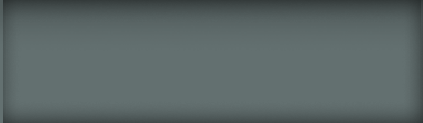
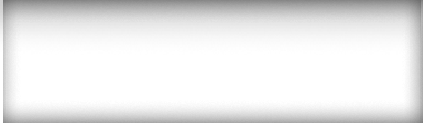
Layers edited between the first and the second w=423, h=123 image:
hid "Слой 1" over [0, 0, 423, 123]
